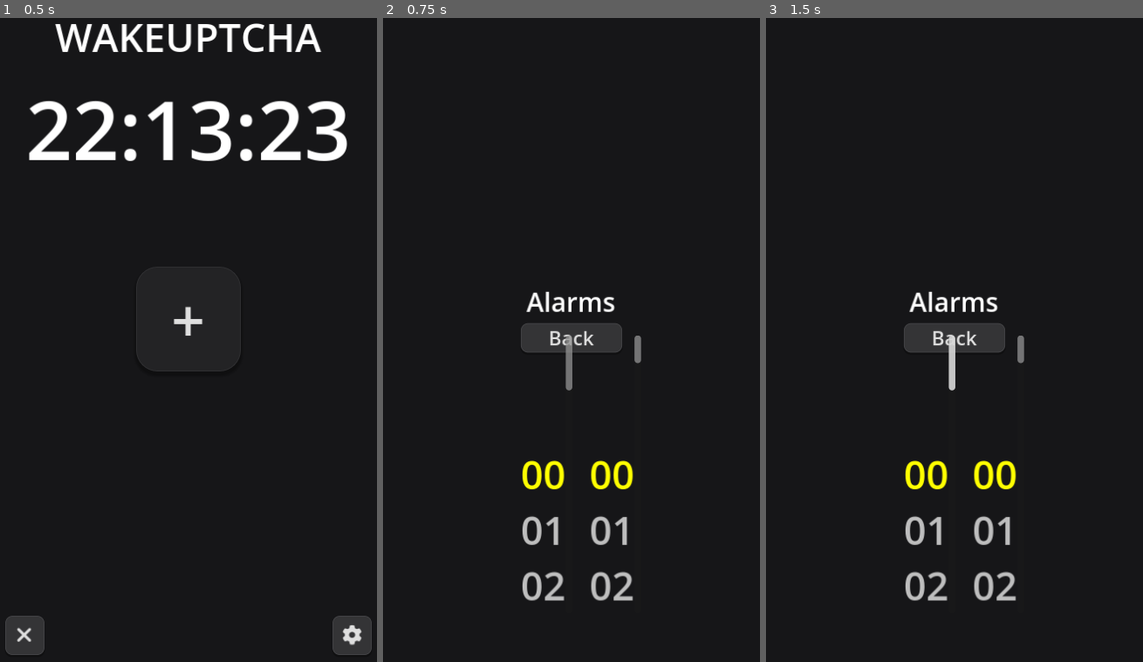
Above: before the commit, frames 1-3 (left to right).
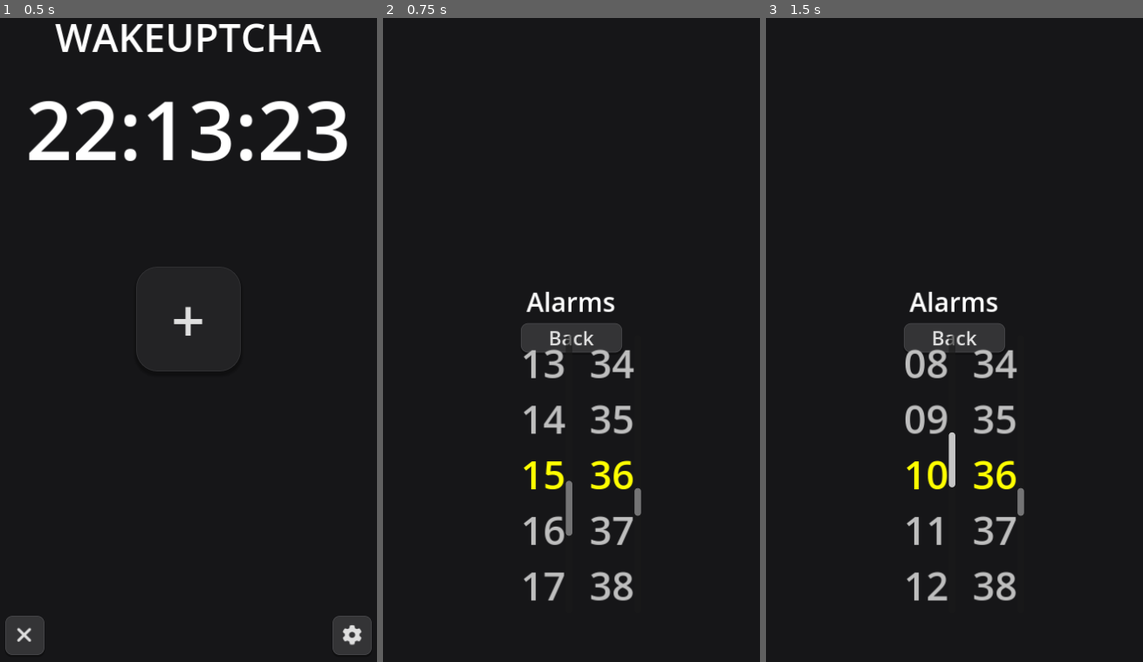
Above: after the commit, the same moments.

Repository: IrregularCelery/wakeuptcha
Game: Godot game, scene res://scenes/main.tscn
The game is run twice, just before and just after one commit, with the same random seed, the same clock (stepped at 60 frames per second) and the same inputs.
Inputs:
- Up to frame 1 (0.5 s): no input
- Up to frame 2 (0.75 s): click "+" at 0.5 s
- Up to frame 3 (1.5 s): click "Back" at 1.25 s

Frame 1 is identical in both runs. In frame 2, 2.9% of the frame differs, in the area x 36-69%, y 49-91%; in frame 3, 2.7%.

Commit message:
Add some util functions for the `TimePicker` widget

Diff:
--- a/scenes/views/alarms.tscn
+++ b/scenes/views/alarms.tscn
@@ -5,6 +5,11 @@
 
 [sub_resource type="GDScript" id="GDScript_3mvsr"]
 script/source = "extends Control
+
+@onready var time_picker := $VBoxContainer/TimePicker
+
+func _ready() -> void:
+	time_picker.set_time(15, 36)
 
 # Signals
 
--- a/widgets/number_wheel.tscn
+++ b/widgets/number_wheel.tscn
@@ -60,8 +60,8 @@
 	_snap_to_nearest(delta)
 
 
-func set_selected(item: int):
-	selected = clamp(item, items_start, items_end)
+func set_selected(value: int):
+	selected = clamp(value, items_start, items_end)
 
 	var index := selected - items_start
 
--- a/widgets/time_picker.tscn
+++ b/widgets/time_picker.tscn
@@ -1,6 +1,52 @@
-[gd_scene load_steps=2 format=3 uid="uid://bu76trp747cmi"]
+[gd_scene load_steps=3 format=3 uid="uid://bu76trp747cmi"]
 
 [ext_resource type="PackedScene" uid="uid://7q5i2yd56lvi" path="res://widgets/number_wheel.tscn" id="1_kmodp"]
+
+[sub_resource type="GDScript" id="GDScript_yw0dk"]
+script/source = "extends Control
+
+var hour: int = -1
+var minute: int = -1
+
+@onready var hour_wheel := $HourWheel
+@onready var minute_wheel := $MinuteWheel
+
+signal changed(hour: int, minute: int)
+
+func _ready() -> void:
+	hour = hour_wheel.selected
+	minute = minute_wheel.selected
+
+	hour_wheel.changed.connect(_on_hour_change)
+	minute_wheel.changed.connect(_on_minute_change)
+
+	changed.connect(_on_time_picker_changed)
+
+
+func set_time(new_hour: int, new_minute: int):
+	hour_wheel.set_selected(new_hour)
+	minute_wheel.set_selected(new_minute)
+
+	hour = new_hour
+	minute = new_minute
+
+# Signals
+
+func _on_hour_change(selected: int):
+	hour = selected
+
+	changed.emit(hour, minute)
+
+
+func _on_minute_change(selected: int):
+	minute = selected
+
+	changed.emit(hour, minute)
+
+
+func _on_time_picker_changed(hour: int, minute: int):
+	print(str(hour) + \":\" + str(minute))
+"
 
 [node name="TimePicker" type="Control"]
 layout_mode = 3
@@ -9,6 +55,7 @@
 anchor_bottom = 1.0
 grow_horizontal = 2
 grow_vertical = 2
+script = SubResource("GDScript_yw0dk")
 
 [node name="HourWheel" parent="." instance=ExtResource("1_kmodp")]
 layout_mode = 1
